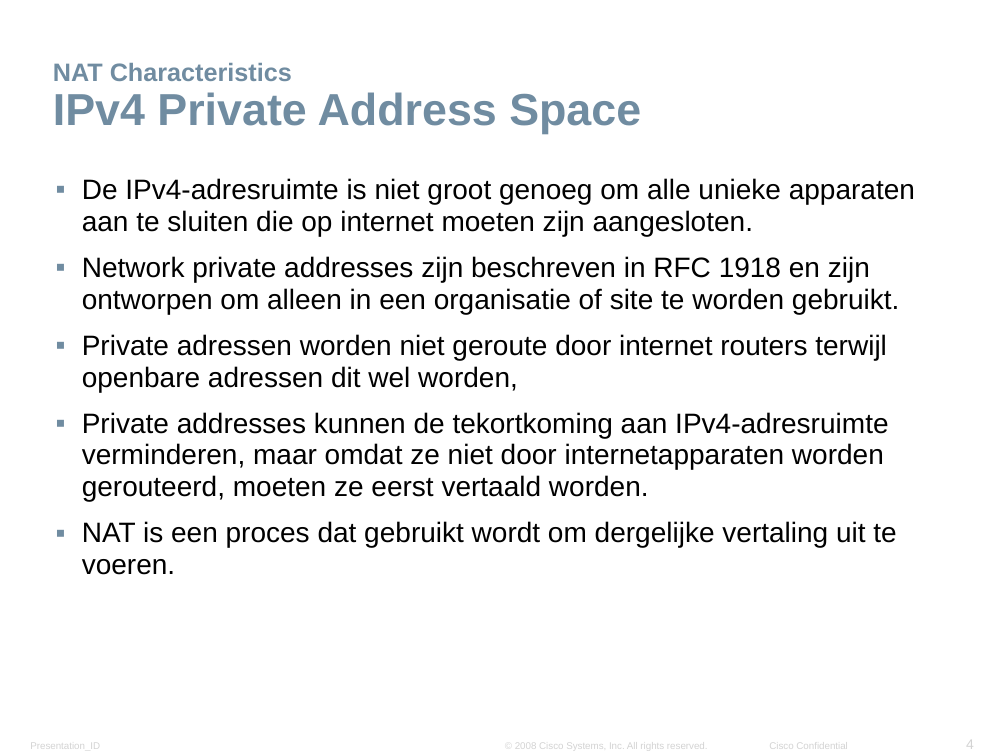
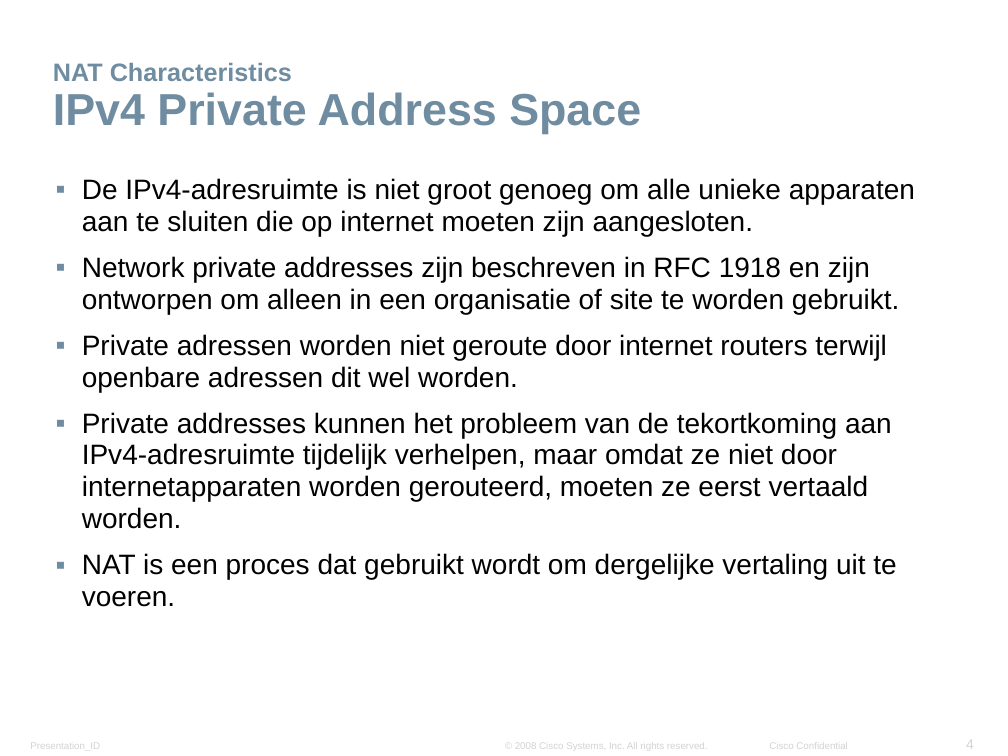
Before and after one commit to kenzot11/Presentatie-NAT, a slide deck: slide 4 of Networking Advanced - Chapter5 - NAT.pptx. Drawn at 1008x756 pixels with LibreOffice and Linux fonts; fonts in the diff are those of the drawing; background and template pictures are left out. Boxes give left, top, right and bottom in pixels: in the first picture for what was removed or moved away, otherwise in the second. Text is boxed around its words. In the diff, an @@ line names an element or a change of style, - is before the commit and + after.

```diff
--- a/Networking Advanced - Chapter5 - NAT.pptx
+++ b/Networking Advanced - Chapter5 - NAT.pptx
@@ text at (82, 334, 892, 529): text changed @@
-▪ Private adressen worden niet geroute door internet routers terwijl openbare adressen dit wel worden,
-▪ Private addresses kunnen de tekortkoming aan IPv4-adresruimte verminderen, maar omdat ze niet door internetapparaten worden gerouteerd, moeten ze eerst vertaald worden.
+▪ Private adressen worden niet geroute door internet routers terwijl openbare adressen dit wel worden.
+▪ Private addresses kunnen het probleem van de tekortkoming aan IPv4-adresruimte tijdelijk verhelpen, maar omdat ze niet door internetapparaten worden gerouteerd, moeten ze eerst vertaald worden.
```
Also in this commit, not shown: 5 other slides changed.
